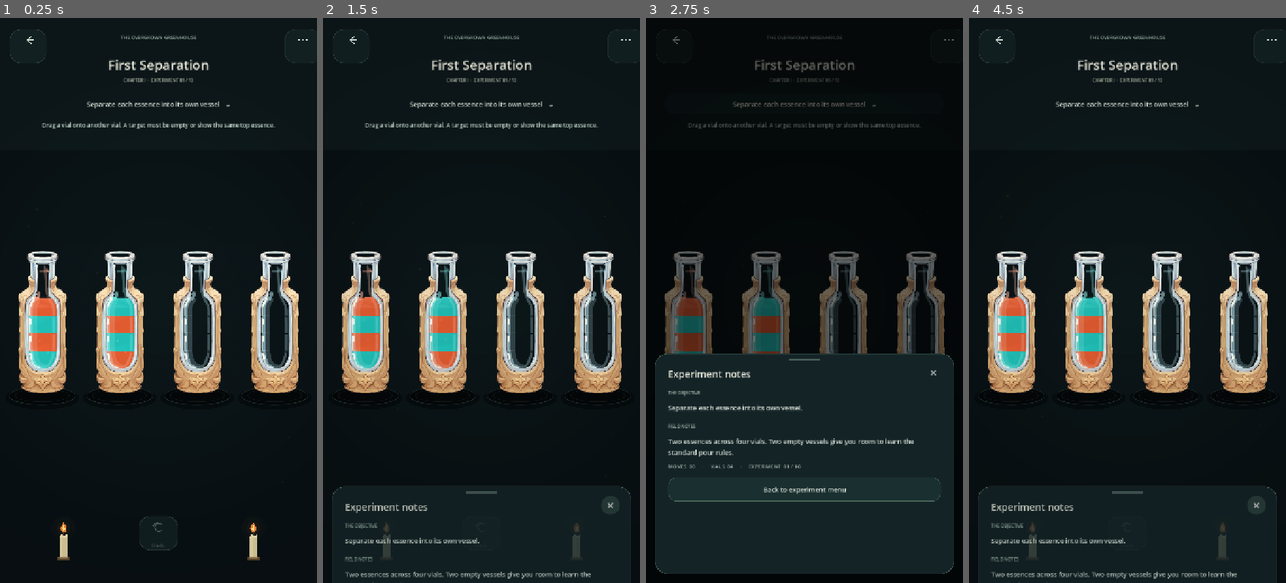
Above: before the commit, frames 1-4 (left to right).
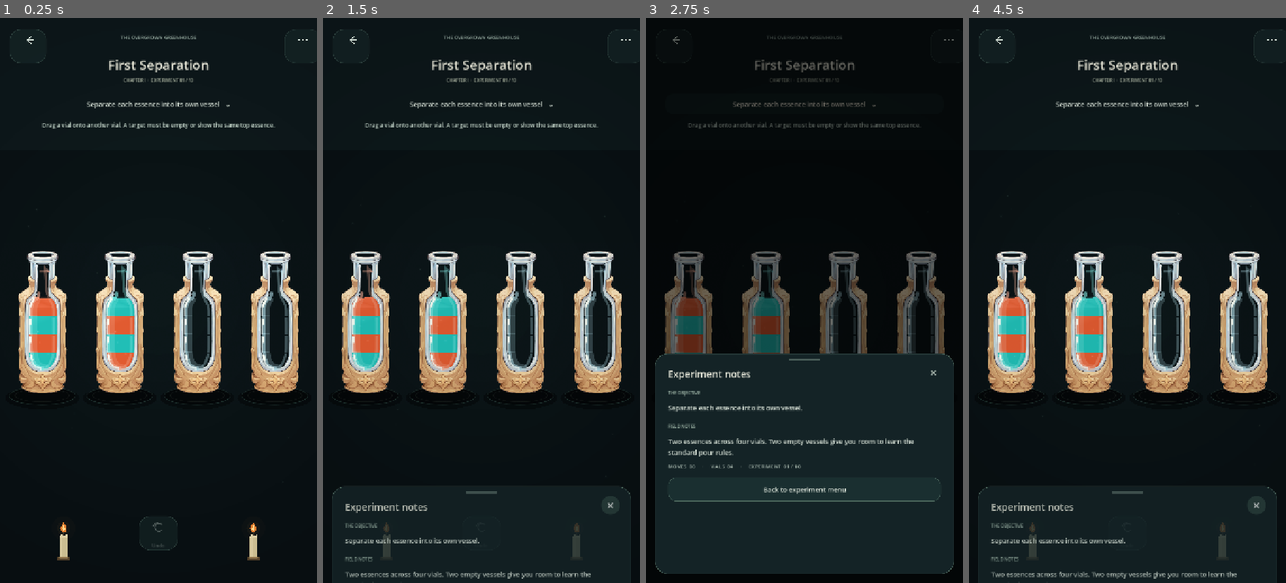
Above: after the commit, the same moments.

Repository: Kryodo/spell-sort-game
Game: Godot game, scene res://scenes/dark_sorting_slots_prototype.tscn
Two runs of this game, one before a commit and one after it. Both use one fixed random seed, a clock stepped at 60 frames per second and the inputs below. This scene is started directly instead of the project's main scene.
Inputs:
- Up to frame 1 (0.25 s): no input
- Up to frame 2 (1.5 s): click "Separate each essence into it…" at 0.5 s; click "×" at 1.25 s
- Up to frame 3 (2.75 s): click "Separate each essence into it…" at 2 s
- Up to frame 4 (4.5 s): click "×" at 2.75 s; click "Separate each essence into it…" at 3.5 s; click "×" at 4.25 s

The runs differ from the first frame. In frame 1, 0.2% of the frame differs, in the area x 9-91%, y 51-63%; in frame 2, 0.2%; in frame 3, 0.1%; in frame 4, 0.2%.

Commit message:
Extend terminal liquid coverage under vial base

Diff:
--- a/scripts/asset_fantasy_alchemy_bottle.gd
+++ b/scripts/asset_fantasy_alchemy_bottle.gd
@@ -21,7 +21,7 @@
 const LIQUID_SURFACE_SAMPLES := 48
 const LIQUID_SIDE_SAMPLES := 32
 const LIQUID_WALL_INSET := -0.9
-const LIQUID_BOTTOM_WALL_OVERDRAW := 1.8
+const LIQUID_BOTTOM_WALL_OVERDRAW := 4.5
 const LIQUID_BOTTOM_BLEND_START := 0.68
 
 # Preserve the generated vessel artwork exactly; reflections are added as a
@@ -224,7 +224,7 @@
 		var bottom_blend: float = smoothstep(0.78, 1.0, t)
 		var sample_smooth_radius: int = roundi(lerpf(
 			float(PROFILE_SMOOTH_RADIUS),
-			2.0,
+			0.0,
 			bottom_blend
 		))
 		for row in range(
@@ -253,7 +253,7 @@
 	# Extend slightly past the first/last transparent sample so the fill reaches
 	# underneath the anti-aliased chamber rim instead of leaving a hairline gap.
 	_window_top_ratio = maxf(0.0, _window_profile[0].x - 1.25 / float(image_height))
-	_window_bottom_ratio = minf(1.0, _window_profile[-1].x + 2.0 / float(image_height))
+	_window_bottom_ratio = minf(1.0, _window_profile[-1].x + 14.0 / float(image_height))
 	_window_top_contour = _detect_top_chamber_contour(source_image)
 	_detect_mouth(source_image, x_min, x_max, centre_x, search_radius)
 	_build_static_reflection_geometry()
